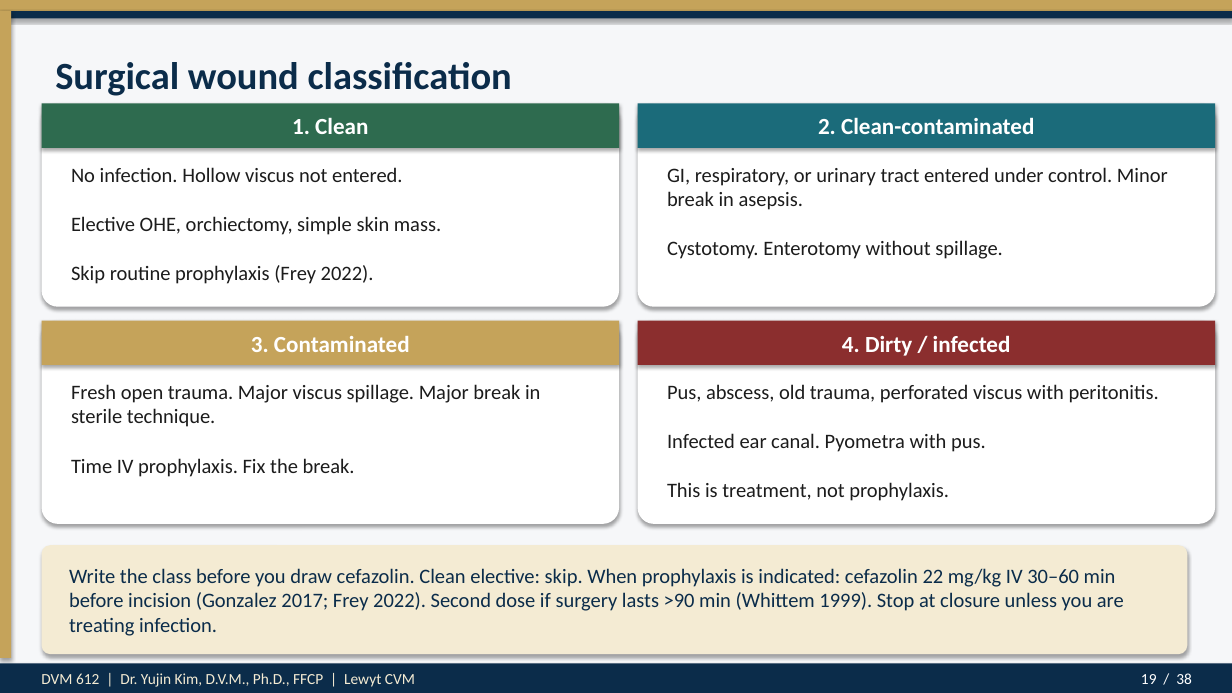
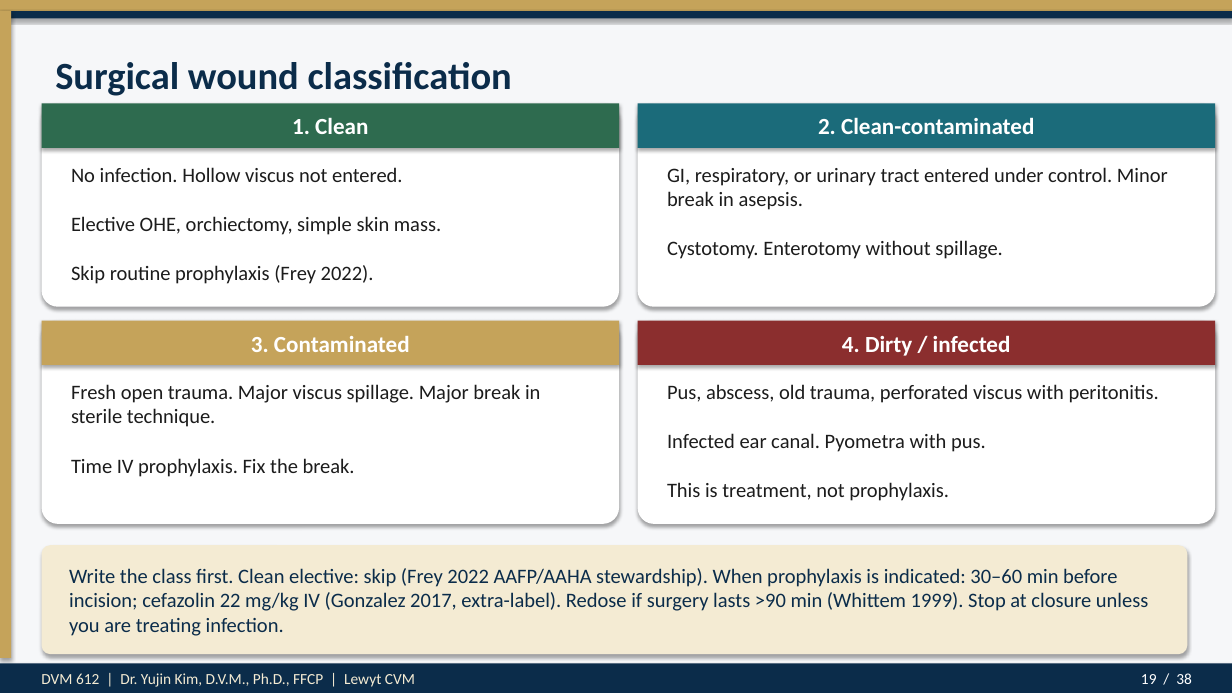
Before and after one commit to drkimvet/happycare, a slide deck: slide 19 of lectures/DVM-612_Week4_Preop_PatientPrep_Postop.pptx. Drawn at 1232x693 pixels with LibreOffice and Linux fonts; fonts in the diff are those of the drawing. Boxes give left, top, right and bottom in pixels: in the first picture for what was removed or moved away, otherwise in the second. Text is boxed around its words. In the diff, an @@ line names an element or a change of style, - is before the commit and + after.

```diff
--- a/lectures/DVM-612_Week4_Preop_PatientPrep_Postop.pptx
+++ b/lectures/DVM-612_Week4_Preop_PatientPrep_Postop.pptx
@@ text at box(69, 568, 1148, 636): text changed @@
-Write the class before you draw cefazolin. Clean elective: skip. When prophylaxis is indicated: cefazolin 22 mg/kg IV 30–60 min before incision (Gonzalez 2017; Frey 2022). Second dose if surgery lasts >90 min (Whittem 1999). Stop at closure unless you are treating infection.
+Write the class first. Clean elective: skip (Frey 2022 AAFP/AAHA stewardship). When prophylaxis is indicated: 30–60 min before incision; cefazolin 22 mg/kg IV (Gonzalez 2017, extra-label). Redose if surgery lasts >90 min (Whittem 1999). Stop at closure unless you are treating infection.
```
Also in this commit, not shown: 3 other slides changed, 2 other files.
